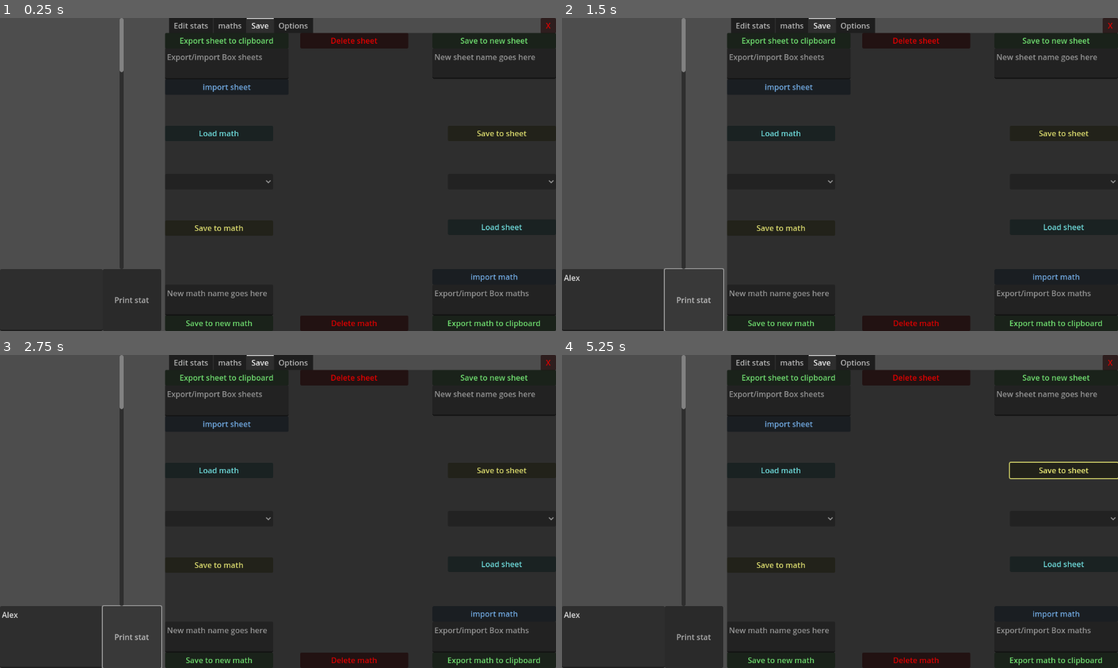
Above: before the commit, frames 1-4 (two rows, left to right).
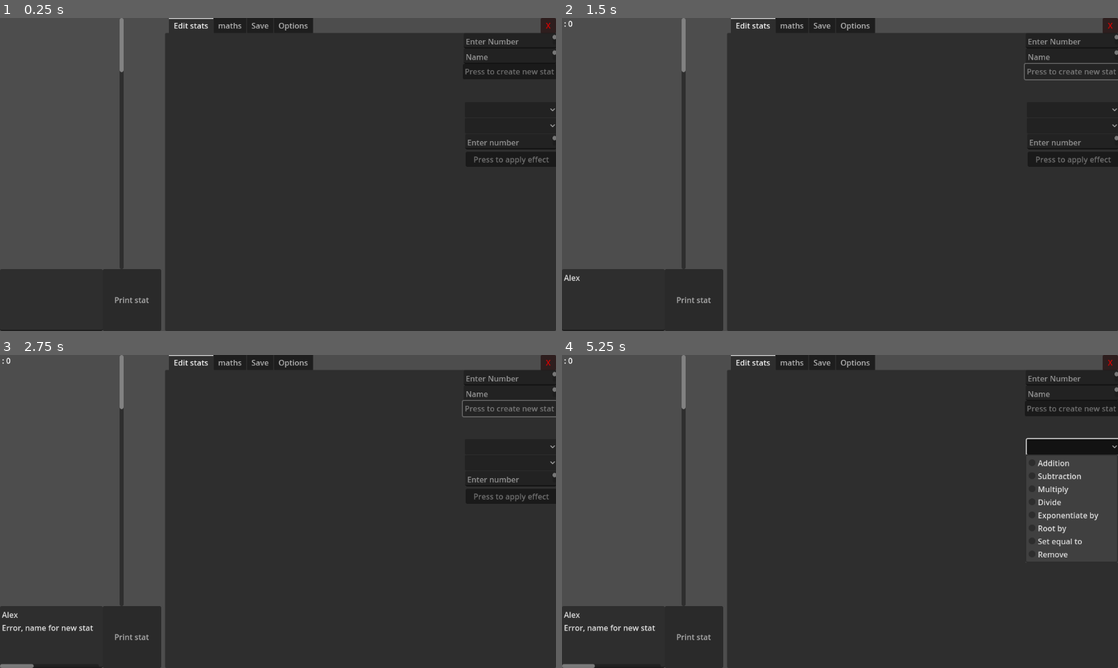
Above: after the commit, the same moments.

Repository: Random31234/huge-numbers-2.0
Game: Godot game, scene res://scenes/main.tscn
Two runs of this game, one before a commit and one after it. Both use one fixed random seed, a clock stepped at 60 frames per second and the inputs below.
Inputs (mouse positions are in pixels of both pictures, inside the frame that each line leads up to):
- Up to frame 1 (0.25 s): no input
- Up to frame 2 (1.5 s): click (612, 299) at 0.52 s; type "Alex" at 0.6 s; click "Print stat" (after the commit: "Press to create new stat") at 1.25 s
- Up to frame 3 (2.75 s): click "Print stat" (after the commit: "Press to create new stat") at 2 s
- Up to frame 4 (5.25 s): click "Print stat" at 2.75 s; click (778, 517) at 3.52 s; click (1073, 461) at 4.27 s; click (1073, 445) at 5.02 s

The runs differ from the first frame. In frame 1, 4.2% of the frame differs, in the area x 29-100%, y 0-100%; in frame 2, 4.5%; in frame 3, 4.7%; in frame 4, 7.4%, in the area x 0-100%, y 0-100%.

Commit message:
Documentation update, new build pending.

Diff:
--- a/scenes/main.tscn
+++ b/scenes/main.tscn
@@ -89,10 +89,9 @@
 offset_left = 342.0
 offset_right = 1152.0
 offset_bottom = 648.0
-current_tab = 2
+current_tab = 0
 
 [node name="Edit stats" type="Control" parent="TabContainer"]
-visible = false
 layout_mode = 2
 script = ExtResource("5_scl5u")
 metadata/_tab_index = 0
@@ -711,6 +710,7 @@
 script = ExtResource("17_32msq")
 
 [node name="Save" type="Control" parent="TabContainer"]
+visible = false
 layout_mode = 2
 metadata/_tab_index = 2
 
@@ -930,7 +930,7 @@
 popup/item_1/text = "Keywords"
 popup/item_1/id = 1
 script = ExtResource("2_xlgaw")
-documents = Array[String](["Topics: //n Keywords: This topic …(2314 unchanged characters)… es will work almost as usual//n<value1> = <value2>: This symbol represents value …(875 unchanged characters)…
+documents = Array[String](["Topics: //n Keywords: This topic …(2314 unchanged characters)… es will work almost as usual//n<value1> modulo <value2>: This value returns the remainder that is left over after dividing, in which value 1 is divided by value 2//n<value1> = <value2>: This symbol represents value …(875 unchanged characters)…
 t = NodePath("../RichTextLabel")
 
 [node name="Swappable" type="CheckButton" parent="TabContainer/Options"]
Not shown, changed: Documentation folder/Documentation.txt
